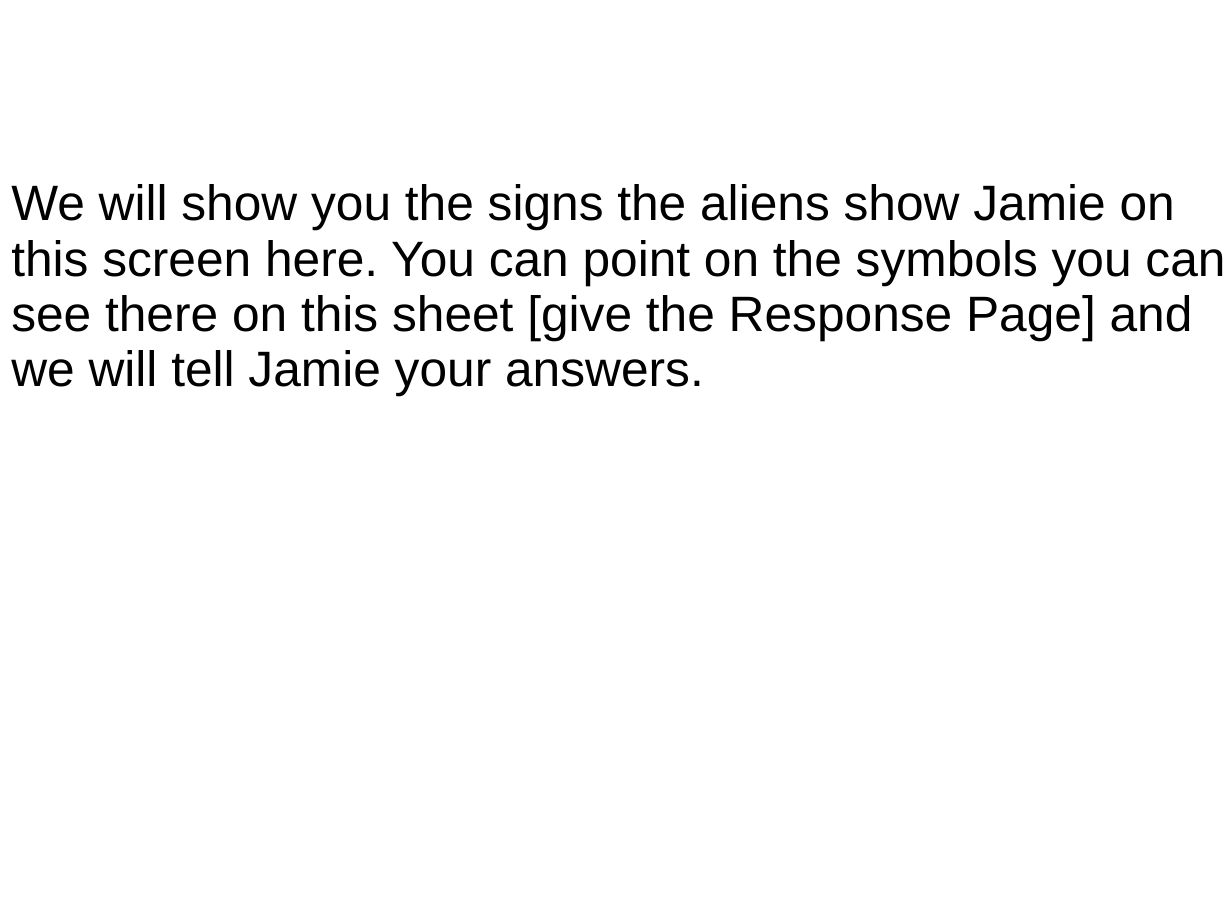
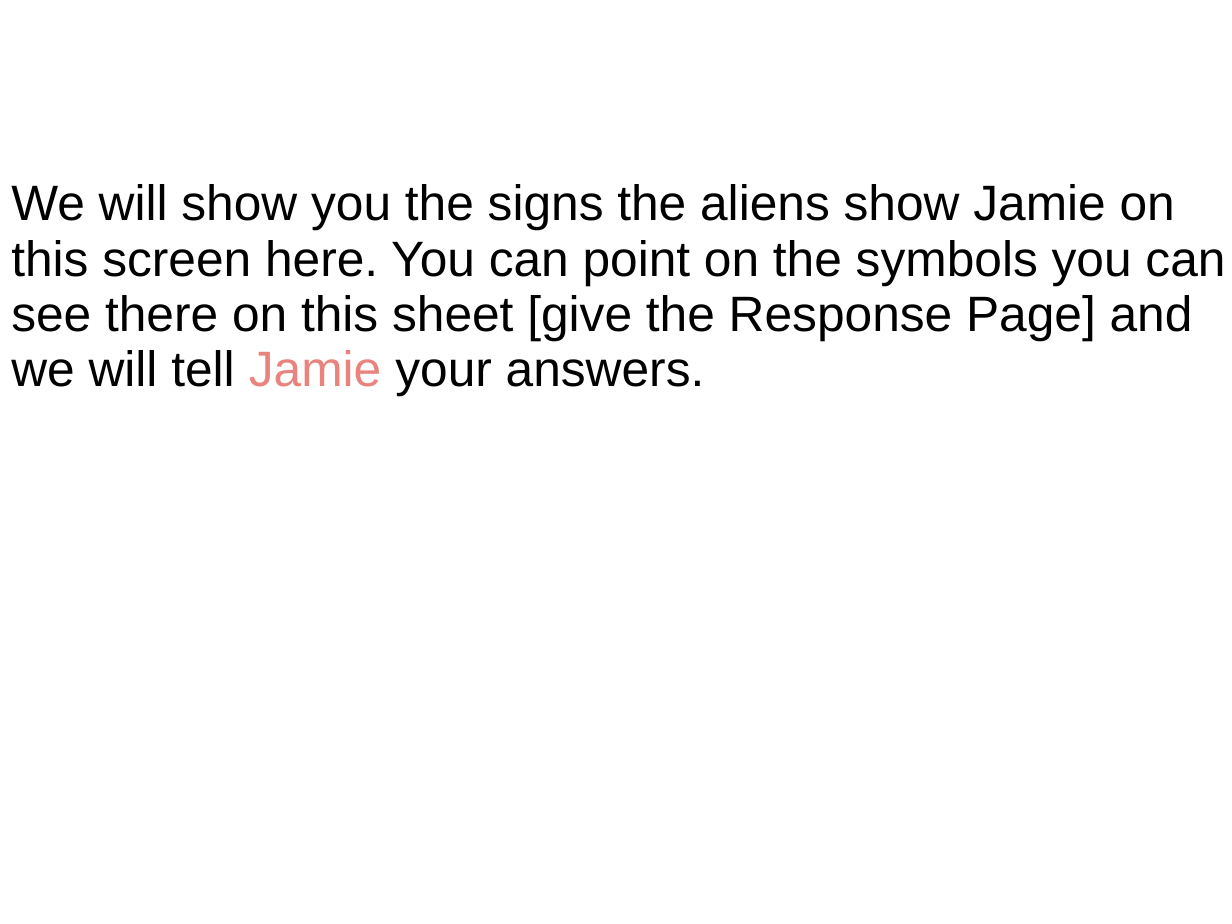
Before and after one commit to denispelli/CriticalSpacing, a slide deck: slide 7 of CoverStory.ppt. Drawn at 1232x924 pixels with LibreOffice and Linux fonts; fonts in the diff are those of the drawing. Boxes give left, top, right and bottom in pixels: in the first picture for what was removed or moved away, otherwise in the second. Text is boxed around its words. In the diff, an @@ line names an element or a change of style, - is before the commit and + after.

```diff
--- a/CoverStory.ppt
+++ b/CoverStory.ppt
@@ subtitle "We will show you the ..." at [11, 184, 1225, 396]: text colour #000000 to #EA827E in "Jamie" @@
```
Also in this commit, not shown: 8 other slides changed, 2 other files.
